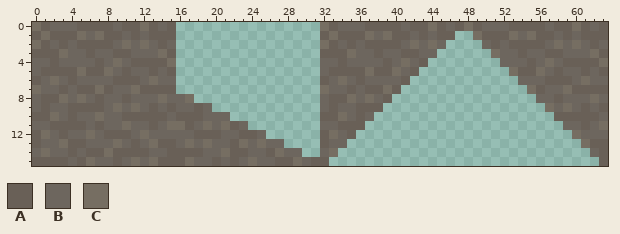
Two versions of one pixel-art sprite, src/images/ground.png. Above: the version before the commit.
The file is 64x16 pixels. Colours within 5 levels of each other are drawn and written as one.
Palette (. is transparent): A #696057  B #6d665e  C #766e62
Pixels before, first column x 0:
 0 CABBBAAAABAACABA................CABBBAAAABAACABACABBBAAAABAACABA
 1 ACAAACBCAABABAAA................ACAAACBCAABABAA..CAAACBCAABABAAA
 2 CABABAAAABCBCBAB................CABABAAAABCBCB....BABAAAABCBCBAB
 3 AAACBBABBAABBBCA................AAACBBABBAABB......CBBABBAABBBCA
 4 BBABBBBABCBAAAAC................BBABBBBABCBA........BBBABCBAAAAC
 5 BAAAACAACBABBABA................BAAAACAACBA..........CAACBABBABA
 6 ABCBABBBBAAABCBB................ABCBABBBBA............BBBAAABCBB
 7 CBBABAACABBCAAAA................CBBABAACA..............CABBCAAAA
 8 BAACBCBABBABBBCBBC..............BAACBCBA................BBABBBCB
 9 BABBAAAABCBCBABABBAB............BABBAAA..................CBCBABA
10 AACBABBCBBAAAAABAAABBB..........AACBAB....................AAAAAB
11 BBAAAABABBCBBABCCABCBCAB........BBAAA......................BBABC
12 ACBABBCBAAABCBBBBBAAABBAAB......ACBA........................CBBB
13 ABBCAABBBCBABCAABCBCBBACBCBB....ABB..........................CAA
14 BCBBABAACAAAABBAAAABBCAABBACBB..BC............................BA
15 AAAABACBBABCBCAAACBBABABCBBAACBAA..............................A
And afterwards:
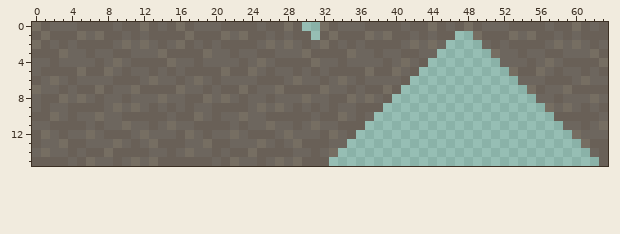
What changed:
{"y":0,"x":16,"old":"..............","new":"CABBBAAAABAACA"}
{"y":1,"x":16,"old":"...............","new":"ACAAACBCAABABAA"}
{"y":2,"x":16,"old":"................","new":"CABABAAAABCBCBAB"}
{"y":3,"x":16,"old":"................","new":"AAACBBABBAABBBCA"}
{"y":4,"x":16,"old":"................","new":"BBABBBBABCBAAAAC"}
{"y":5,"x":16,"old":"................","new":"BAAAACAACBABBABA"}
{"y":6,"x":16,"old":"................","new":"ABCBABBBBAAABCBB"}
{"y":7,"x":16,"old":"................","new":"CBBABAACABBCAAAA"}
{"y":8,"x":17,"old":"C..............","new":"AACBCBABBABBBCB"}
{"y":9,"x":17,"old":"BA","new":"AB"}
{"y":9,"x":20,"old":"............","new":"AAAABCBCBABA"}
{"y":10,"x":18,"old":"A","new":"C"}
{"y":10,"x":20,"old":"B","new":"A"}
{"y":10,"x":22,"old":"..........","new":"BCBBAAAAAB"}
{"y":11,"x":16,"old":"CABCBCAB........","new":"BBAAAABABBCBBABC"}
{"y":12,"x":16,"old":"BBA","new":"ACB"}
{"y":12,"x":20,"old":"A","new":"B"}
{"y":12,"x":22,"old":"BA","new":"CB"}
{"y":12,"x":25,"old":"B......","new":"AABCBBB"}
{"y":13,"x":16,"old":"BC","new":"AB"}
{"y":13,"x":20,"old":"BBAC","new":"AABB"}
{"y":13,"x":27,"old":"B....","new":"ABCAA"}
{"y":14,"x":16,"old":"AAA","new":"BCB"}
{"y":14,"x":20,"old":"BC","new":"AB"}
{"y":14,"x":24,"old":"BB","new":"CA"}
{"y":14,"x":27,"old":"CB","new":"AA"}
{"y":14,"x":30,"old":"..","new":"BA"}
{"y":15,"x":17,"old":"CBBABA","new":"AAABAC"}
{"y":15,"x":24,"old":"CB","new":"BA"}
{"y":15,"x":27,"old":"AA","new":"CB"}
{"y":15,"x":30,"old":"B","new":"A"}
{"label":"changed","picture_box":[176,22,320,166]}
